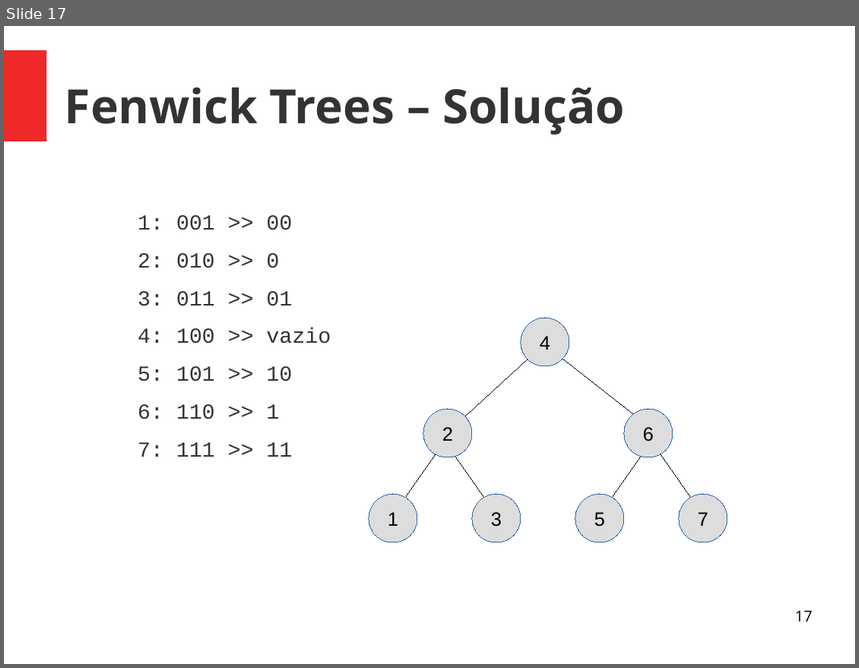
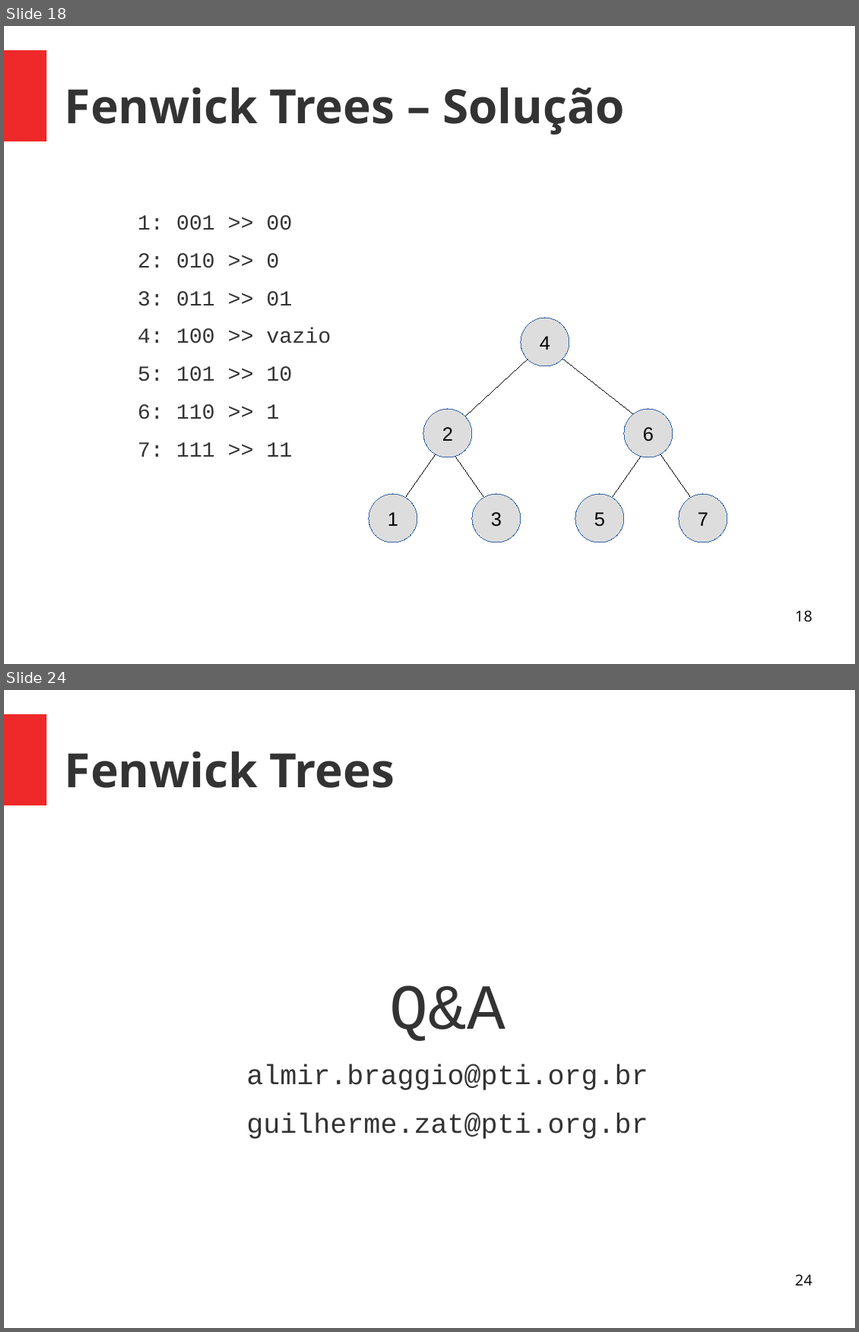
Before and after one commit to almirbraggio/aed, a slide deck: 03/Fenwick-Tree/fenwick-tree.odp. Shown one above the other, each under a label of ours: slide 17 before the commit, slides 18 and 24 after it; the slides between them are not shown. The pictures are 859x668 and 859x1332 pixels, drawn with LibreOffice and Linux fonts; fonts in the diff are those of the drawing. Boxes give left, top, right and bottom in pixels: in the first picture for what was removed or moved away, otherwise in the second. Text is boxed around its words. In the diff, an @@ line names an element or a change of style, - is before the commit and + after.

```diff
--- a/03/Fenwick-Tree/fenwick-tree.odp
+++ b/03/Fenwick-Tree/fenwick-tree.odp
@@ slide 24 added at [4,690,855,1328], background #FFFFFF; not listed: 1 template element that a slide beside it also shows @@
@@ title added at [65,752,395,788], 44 pt, text #333333, bold @@
+Fenwick Trees
@@ text added at [246,986,648,1139], 26 pt, text #333333 @@
+Q&A
+almir.braggio@pti.org.br
+guilherme.zat@pti.org.br
@@ page number added at [795,1274,813,1286], 14 pt, text #000000 @@
+24
@@ what was slide 17 is now slide 18 @@
@@ page number at [795,610,813,623]: text changed @@
-17
+18
```
Also in this commit, not shown: 5 slides changed, 3 other slides added, 1 other file.
